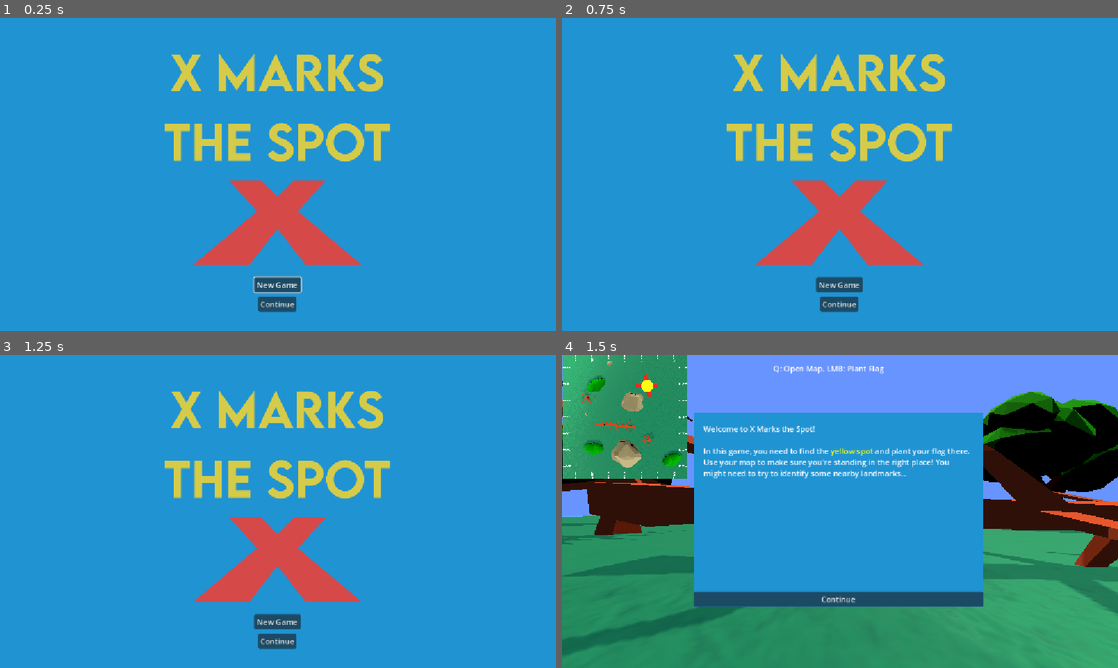
Above: before the commit, frames 1-4 (two rows, left to right).
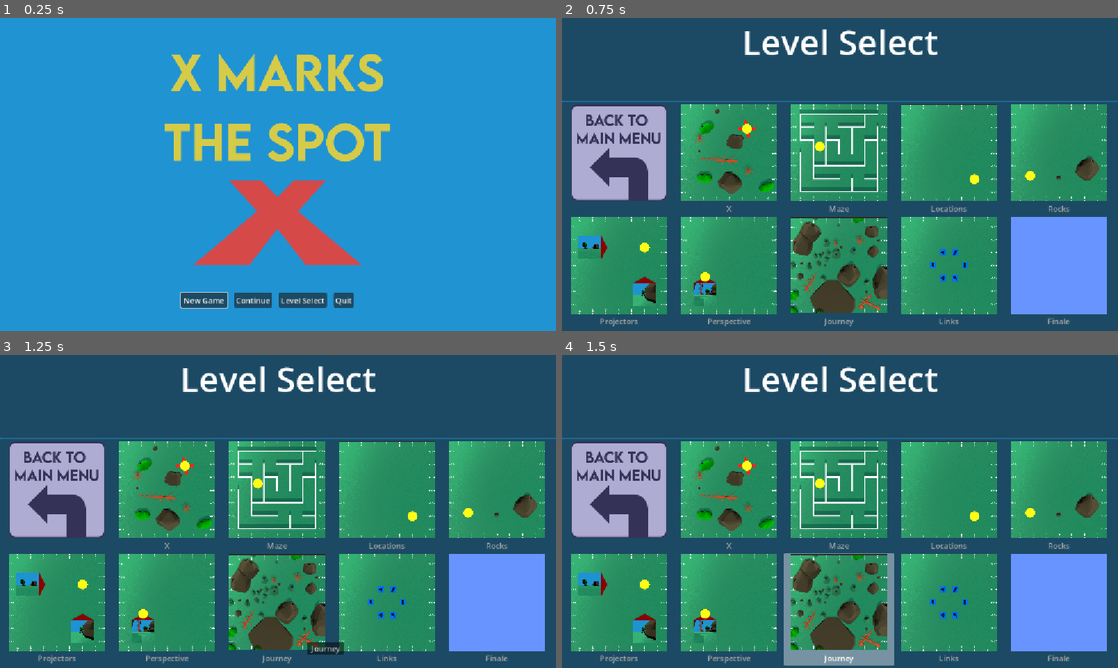
Above: after the commit, the same moments.

Repository: bucketon/x-marks-the-spot
Game: Godot game, scene res://menu.tscn
The game is run twice, just before and just after one commit, with the same random seed, the same clock (stepped at 60 frames per second) and the same inputs.
Inputs (mouse positions are in pixels of both pictures, inside the frame that each line leads up to):
- Up to frame 1 (0.25 s): no input
- Up to frame 2 (0.75 s): click (862, 299) at 0.5 s, where only the run after the commit has a clickable "Level Select"
- Up to frame 3 (1.25 s): no input
- Up to frame 4 (1.5 s): click (840, 621) at 1.25 s, where only the run before the commit has a clickable "New Game"

The runs differ from the first frame. In frame 1, 1.9% of the frame differs, in the area x 32-64%, y 82-94%; in frame 2, 100%, in the area x 0-100%, y 0-100%; in frame 3, 100%; in frame 4, 91%.

Commit message:
add menus and sprinting

Diff:
--- a/level_base.tscn
+++ b/level_base.tscn
@@ -16,7 +16,7 @@
 render_priority = 0
 shader = ExtResource("8_agx4c")
 shader_parameter/max_depth = 9.70000014454164
-shader_parameter/water_level = 0.40000015497247965
+shader_parameter/water_level = 0.4000001549724797
 shader_parameter/underwater_fog_color = Color(0.33199525, 0.5377665, 0.9999904, 1)
 shader_parameter/fade_start_depth = 5.70000008493684
 shader_parameter/sea_height = 0.2000000095
@@ -107,6 +107,9 @@
 normal_texture = ExtResource("1_na7lp")
 uv1_scale = Vector3(10, 10, 10)
 
+[sub_resource type="Theme" id="Theme_1dvg4"]
+default_font_size = 40
+
 [node name="main" type="Node3D" unique_id=1561036356]
 
 [node name="water" type="MeshInstance3D" parent="." unique_id=2052976615]
@@ -257,14 +260,39 @@
 offset_right = 875.0
 offset_bottom = 520.0
 
+[node name="pauseMenu" type="Panel" parent="HUD" unique_id=1906289847]
+visible = false
+offset_right = 1153.0
+offset_bottom = 650.0
+
+[node name="RichTextLabel" type="RichTextLabel" parent="HUD/pauseMenu" unique_id=527446996]
+layout_mode = 0
+offset_right = 1153.0
+offset_bottom = 100.0
+theme = SubResource("Theme_1dvg4")
+text = "Paused"
+horizontal_alignment = 1
+
+[node name="Button" type="Button" parent="HUD/pauseMenu" unique_id=333525932]
+custom_maximum_size = Vector2(300, 100)
+layout_mode = 0
+offset_left = 433.0
+offset_top = 496.0
+offset_right = 733.0
+offset_bottom = 596.0
+text = "Back to main menu"
+
 [node name="LevelManager" parent="." unique_id=883868522 instance=ExtResource("8_ivdi8")]
 
 [connection signal="defeat" from="player" to="HUD/losePopup" method="showPopup"]
 [connection signal="mapClose" from="player" to="HUD/map" method="closeMap"]
 [connection signal="mapOpen" from="player" to="HUD/map" method="openMap"]
+[connection signal="pause" from="player" to="HUD/pauseMenu" method="show"]
+[connection signal="unpause" from="player" to="HUD/pauseMenu" method="hide"]
 [connection signal="victory" from="player" to="HUD/winPopup" method="showPopup"]
 [connection signal="pressed" from="HUD/winPopup/PanelContainer/Button" to="LevelManager" method="progress"]
 [connection signal="pressed" from="HUD/losePopup/PanelContainer/Button" to="LevelManager" method="retry"]
+[connection signal="pressed" from="HUD/pauseMenu/Button" to="LevelManager" method="goToMainMenu"]
 
 [editable path="HUD/winPopup"]
 [editable path="HUD/losePopup"]
--- a/level_manager.gd
+++ b/level_manager.gd
@@ -7,6 +7,12 @@
 
 func loadLevelAtIndex(index: int):
 	get_tree().change_scene_to_file(levels[index])
+
+func loadLevelAtIndexOffset(index: int):
+	if index == 0:
+		goToMainMenu()
+	else:
+		loadLevelAtIndex(index-1)
 
 func progress():
 	loadData()
--- /dev/null
+++ b/level_select.tscn
@@ -0,0 +1,79 @@
+[gd_scene format=3 uid="uid://y3y61v4ml4ko"]
+
+[ext_resource type="PackedScene" uid="uid://b7j642akrgyes" path="res://level_manager.tscn" id="1_il3u1"]
+[ext_resource type="Texture2D" uid="uid://dw0sw37j0slq0" path="res://resources/back_icon.png" id="2_hhsoe"]
+[ext_resource type="Texture2D" uid="uid://dy46lfrg466i1" path="res://resources/level_x_icon.png" id="3_rtb5x"]
+[ext_resource type="Texture2D" uid="uid://bp4g4yoywli6l" path="res://resources/level_maze_icon.png" id="4_vnx2f"]
+[ext_resource type="Texture2D" uid="uid://dkfeg8ktb0pe3" path="res://resources/level_2_latlngs_icon.png" id="5_7pkux"]
+[ext_resource type="Texture2D" uid="uid://j3oioepscswi" path="res://resources/level_2_rocks_icon.png" id="6_851in"]
+[ext_resource type="Texture2D" uid="uid://cbi22sc0c80d4" path="res://resources/level_2_projectors_icon.png" id="7_ehng5"]
+[ext_resource type="Texture2D" uid="uid://dhudgyvrkgvs6" path="res://resources/level_1_projector_icon.png" id="8_p532j"]
+[ext_resource type="Texture2D" uid="uid://cld51nmgw4toa" path="res://resources/level_scavenger_hunt_icon.png" id="9_doruf"]
+[ext_resource type="Texture2D" uid="uid://dpim4rra85c66" path="res://resources/level_linked_list_icon.png" id="10_vebhf"]
+[ext_resource type="Texture2D" uid="uid://cxwxd3eamyy4x" path="res://resources/level_finale_icon.png" id="11_473rj"]
+
+[sub_resource type="GDScript" id="GDScript_w6pwf"]
+script/source = "extends Node2D
+
+
+# Called when the node enters the scene tree for the first time.
+func _ready() -> void:
+	pass # Replace with function body.
+
+
+# Called every frame. 'delta' is the elapsed time since the previous frame.
+func _process(delta: float) -> void:
+	pass
+"
+
+[sub_resource type="Theme" id="Theme_1dvg4"]
+default_font_size = 72
+
+[node name="Node2D" type="Node2D" unique_id=2105117347]
+script = SubResource("GDScript_w6pwf")
+
+[node name="LevelManager" parent="." unique_id=1776065488 instance=ExtResource("1_il3u1")]
+
+[node name="ItemList" type="ItemList" parent="." unique_id=1676308938]
+custom_minimum_size = Vector2(265, 265)
+offset_top = 173.0
+offset_right = 1161.0
+offset_bottom = 651.0
+auto_width = true
+item_count = 10
+max_columns = 5
+same_column_width = true
+fixed_column_width = 224
+icon_mode = 0
+fixed_icon_size = Vector2i(200, 200)
+item_0/icon = ExtResource("2_hhsoe")
+item_1/text = "X"
+item_1/icon = ExtResource("3_rtb5x")
+item_2/text = "Maze"
+item_2/icon = ExtResource("4_vnx2f")
+item_3/text = "Locations"
+item_3/icon = ExtResource("5_7pkux")
+item_4/text = "Rocks"
+item_4/icon = ExtResource("6_851in")
+item_5/text = "Projectors"
+item_5/icon = ExtResource("7_ehng5")
+item_6/text = "Perspective"
+item_6/icon = ExtResource("8_p532j")
+item_7/text = "Journey"
+item_7/icon = ExtResource("9_doruf")
+item_8/text = "Links"
+item_8/icon = ExtResource("10_vebhf")
+item_9/text = "Finale"
+item_9/icon = ExtResource("11_473rj")
+
+[node name="PanelContainer" type="PanelContainer" parent="." unique_id=1922423545]
+offset_right = 1154.0
+offset_bottom = 173.0
+
+[node name="RichTextLabel" type="RichTextLabel" parent="PanelContainer" unique_id=580947540]
+layout_mode = 2
+theme = SubResource("Theme_1dvg4")
+text = "Level Select"
+horizontal_alignment = 1
+
+[connection signal="item_activated" from="ItemList" to="LevelManager" method="loadLevelAtIndexOffset"]
--- a/menu.gd
+++ b/menu.gd
@@ -4,3 +4,9 @@
 # Called when the node enters the scene tree for the first time.
 func _ready() -> void:
 	$Button.grab_focus.call_deferred()
+
+func loadLevelSelect():
+	get_tree().change_scene_to_file("res://level_select.tscn")
+
+func quitGame():
+	get_tree().quit()
--- a/menu.tscn
+++ b/menu.tscn
@@ -8,20 +8,34 @@
 script = ExtResource("1_mae5d")
 
 [node name="Button" type="Button" parent="." unique_id=504149591]
-offset_left = 527.0
-offset_top = 537.0
-offset_right = 623.0
-offset_bottom = 568.0
+offset_left = 375.0
+offset_top = 569.0
+offset_right = 471.0
+offset_bottom = 600.0
 focus_neighbor_bottom = NodePath("../Button2")
 text = "New Game"
 
 [node name="Button2" type="Button" parent="." unique_id=1972531149]
-offset_left = 535.0
-offset_top = 577.0
-offset_right = 614.0
-offset_bottom = 608.0
+offset_left = 485.0
+offset_top = 569.0
+offset_right = 564.0
+offset_bottom = 600.0
 focus_neighbor_top = NodePath("../Button")
 text = "Continue"
+
+[node name="Button3" type="Button" parent="." unique_id=1461602428]
+offset_left = 578.0
+offset_top = 569.0
+offset_right = 677.0
+offset_bottom = 600.0
+text = "Level Select"
+
+[node name="Button4" type="Button" parent="." unique_id=1584936830]
+offset_left = 691.0
+offset_top = 569.0
+offset_right = 733.0
+offset_bottom = 600.0
+text = "Quit"
 
 [node name="Xmarksthespotlogo" type="Sprite2D" parent="." unique_id=786204185]
 position = Vector2(575, 299)
@@ -31,3 +45,5 @@
 
 [connection signal="pressed" from="Button" to="LevelManager" method="startNewGame"]
 [connection signal="pressed" from="Button2" to="LevelManager" method="continueGame"]
+[connection signal="pressed" from="Button3" to="." method="loadLevelSelect"]
+[connection signal="pressed" from="Button4" to="." method="quitGame"]
--- a/player.gd
+++ b/player.gd
@@ -1,6 +1,7 @@
 extends CharacterBody3D
 
 @export var speed = 8
+@export var sprintSpeed = 12
 @export var fall_acceleration = 75
 @export var flag_time = 2
 @export var shake_amt = 0.5
@@ -9,6 +10,8 @@
 signal defeat
 signal mapOpen
 signal mapClose
+signal pause
+signal unpause
 
 var target_velocity = Vector3.ZERO
 var mouse_captured: bool = false
@@ -16,6 +19,7 @@
 var is_touching_goal: bool = false
 var flag_held_seconds: float = 0
 var map_is_open = false
+var paused = false
 
 @onready var camera: Camera3D = $camera
 @onready var initialCameraPos = $camera.transform
@@ -54,6 +58,18 @@
 
 
 func _physics_process(delta: float) -> void:
+	if Input.is_action_just_pressed("pause"):
+		paused = not paused
+		if paused:
+			pause.emit()
+			release_mouse()
+		else:
+			unpause.emit()
+			capture_mouse()
+
+	if paused:
+		return
+
 	var direction = Vector3.ZERO
 	if not Input.is_action_pressed("action"):
 		if Input.is_action_pressed("move_right"):
@@ -64,6 +80,10 @@
 			direction.z += 1
 		if Input.is_action_pressed("move_forward"):
 			direction.z -= 1
+
+	var magnitude = speed
+	if Input.is_action_pressed("sprint"):
+		magnitude = sprintSpeed
 
 	if Input.is_action_pressed("action"):
 		flag_held_seconds += delta
@@ -105,8 +125,8 @@
 		target_velocity.y = 30
 
 	var _forward: Vector3 = camera.global_transform.basis * Vector3(direction.x, 0, direction.z)
-	target_velocity.x = _forward.normalized().x * speed
-	target_velocity.z = _forward.normalized().z * speed
+	target_velocity.x = _forward.normalized().x * magnitude
+	target_velocity.z = _forward.normalized().z * magnitude
 
 	if not is_on_floor():
 		target_velocity.y = target_velocity.y - (fall_acceleration * delta)
--- a/project.godot
+++ b/project.godot
@@ -115,6 +115,18 @@
 "events": [Object(InputEventJoypadMotion,"resource_local_to_scene":false,"resource_name":"","device":-1,"axis":2,"axis_value":1.0,"script":null)
 ]
 }
+pause={
+"deadzone": 0.2,
+"events": [Object(InputEventKey,"resource_local_to_scene":false,"resource_name":"","device":-1,"window_id":0,"alt_pressed":false,"shift_pressed":false,"ctrl_pressed":false,"meta_pressed":false,"pressed":false,"keycode":0,"physical_keycode":4194305,"key_label":0,"unicode":0,"location":0,"echo":false,"script":null)
+, Object(InputEventJoypadButton,"resource_local_to_scene":false,"resource_name":"","device":-1,"button_index":6,"pressure":0.0,"pressed":false,"script":null)
+]
+}
+sprint={
+"deadzone": 0.2,
+"events": [Object(InputEventKey,"resource_local_to_scene":false,"resource_name":"","device":-1,"window_id":0,"alt_pressed":false,"shift_pressed":false,"ctrl_pressed":false,"meta_pressed":false,"pressed":false,"keycode":0,"physical_keycode":4194325,"key_label":0,"unicode":0,"location":0,"echo":false,"script":null)
+, Object(InputEventJoypadMotion,"resource_local_to_scene":false,"resource_name":"","device":-1,"axis":4,"axis_value":1.0,"script":null)
+]
+}
 
 [rendering]
 
Binary file added: resources/back_icon.png
Not shown, added: resources/back_icon.png.import
Binary file added: resources/level_1_projector_icon.png
Not shown, added: resources/level_1_projector_icon.png.import
Binary file added: resources/level_2_latlngs_icon.png
Not shown, added: resources/level_2_latlngs_icon.png.import
Binary file added: resources/level_2_projectors_icon.png
Not shown, added: resources/level_2_projectors_icon.png.import
Binary file added: resources/level_2_rocks_icon.png
Not shown, added: resources/level_2_rocks_icon.png.import
Binary file added: resources/level_finale_icon.png
Not shown, added: resources/level_finale_icon.png.import
(and 8 more such lines)
